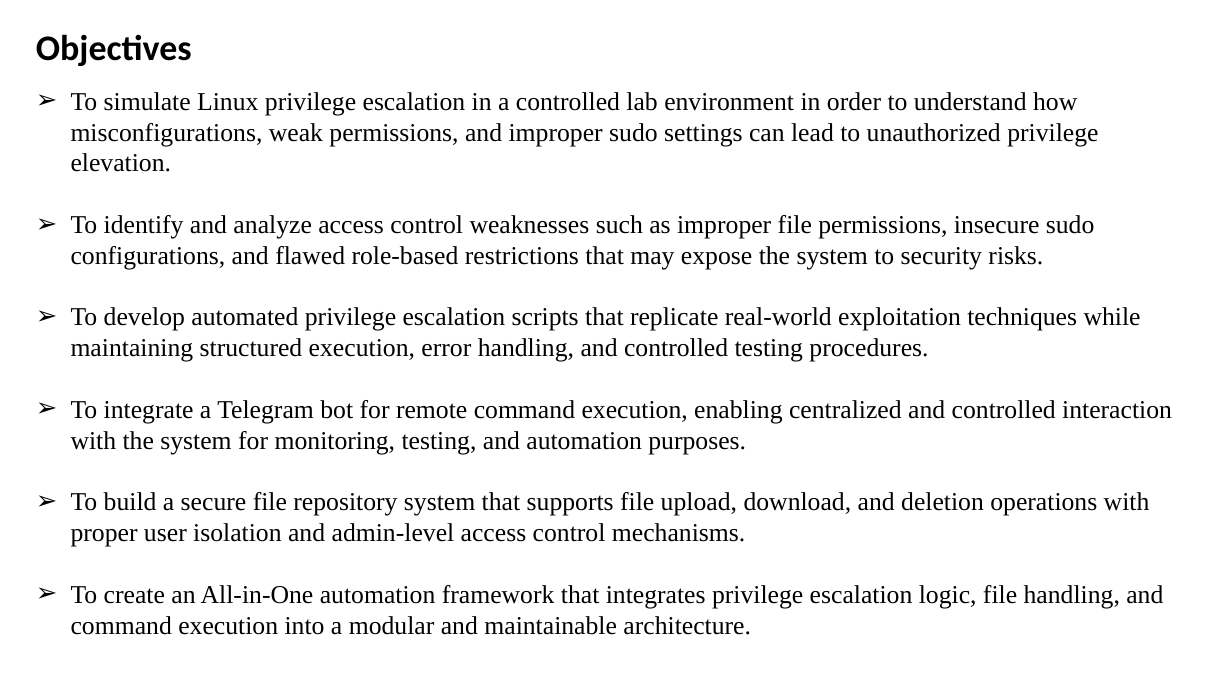
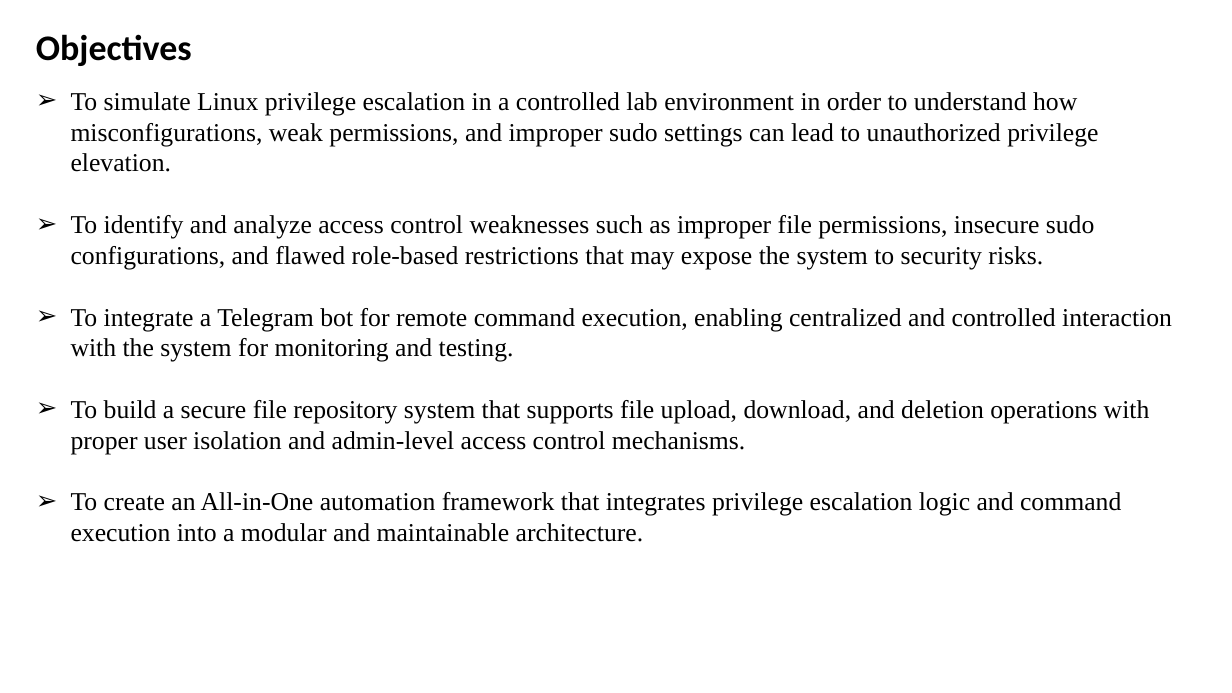
Before and after one commit to nachiket2323/pre-esc, a slide deck: slide 4 of docs/Clg 1st review.pptx. Drawn at 1232x693 pixels with LibreOffice and Linux fonts; fonts in the diff are those of the drawing. Boxes give left, top, right and bottom in pixels: in the first picture for what was removed or moved away, otherwise in the second. Text is boxed around its words. In the diff, an @@ line names an element or a change of style, - is before the commit and + after.

Commit message:
Edit PPT

```diff
--- a/docs/Clg 1st review.pptx
+++ b/docs/Clg 1st review.pptx
@@ text at (71,308,1172,362): text changed @@
-➢ To develop automated privilege escalation scripts that replicate real-world exploitation techniques while maintaining structured execution, error handling, and controlled testing procedures.
-➢ To integrate a Telegram bot for remote command execution, enabling centralized and controlled interaction with the system for monitoring, testing, and automation purposes.
+➢ To integrate a Telegram bot for remote command execution, enabling centralized and controlled interaction with the system for monitoring and testing.
@@ text at (71,492,1121,542): text changed @@
-➢ To create an All-in-One automation framework that integrates privilege escalation logic, file handling, and command execution into a modular and maintainable architecture.
+➢ To create an All-in-One automation framework that integrates privilege escalation logic and command execution into a modular and maintainable architecture.
```
Also in this commit, not shown: 7 other slides changed.
